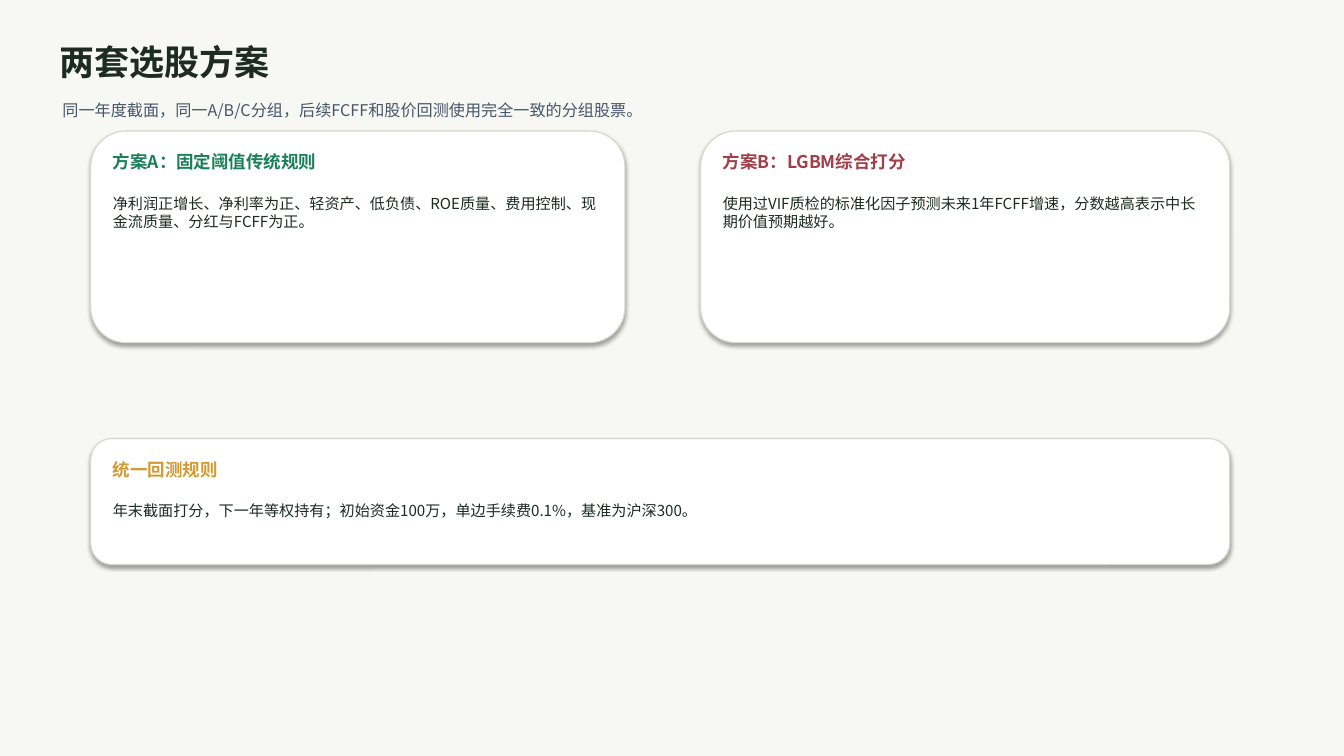
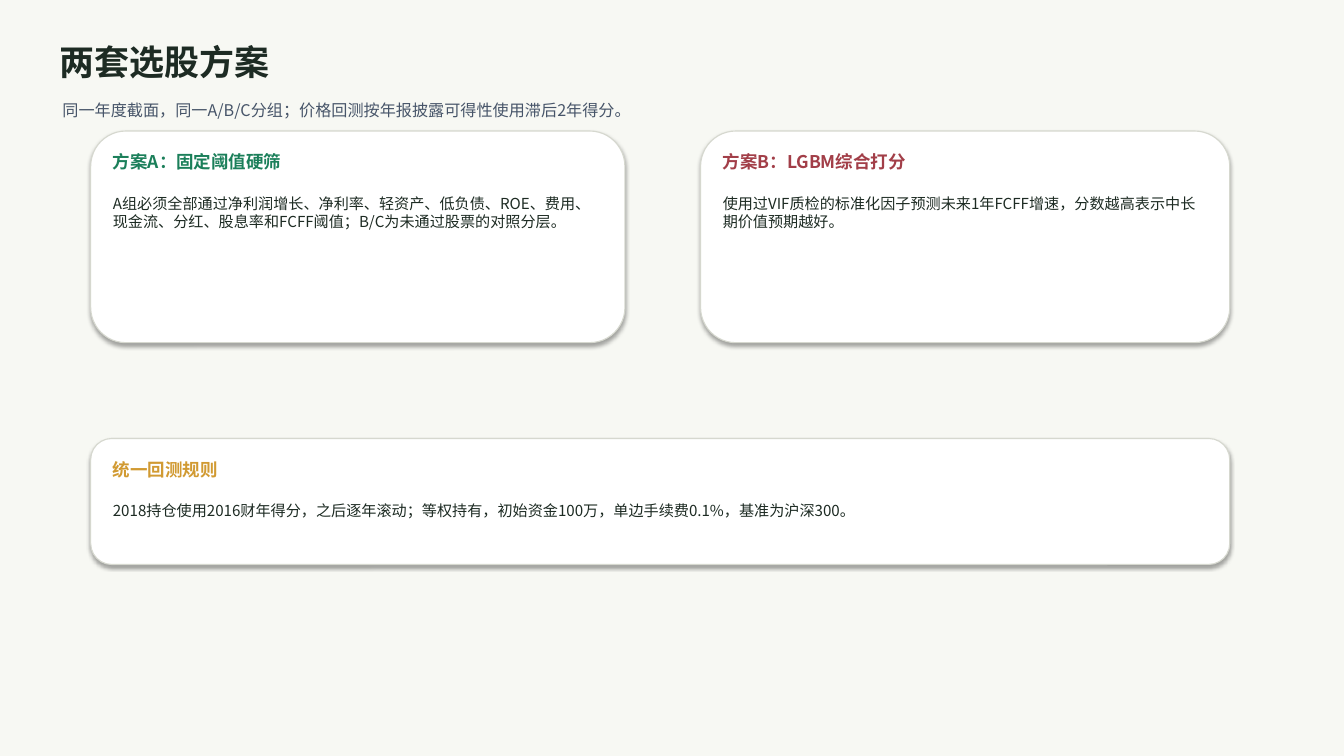
Before and after one commit to NeverGpDzy/financial-economic-data-mining, a slide deck: slide 7 of outputs/homework6/202331060205_丁致宇_作业6.pptx. Drawn at 1344x756 pixels with LibreOffice and Linux fonts; fonts in the diff are those of the drawing. Boxes give left, top, right and bottom in pixels: in the first picture for what was removed or moved away, otherwise in the second. Text is boxed around its words. In the diff, an @@ line names an element or a change of style, - is before the commit and + after.

Commit message:
修正作业6口径与回测

```diff
--- a/outputs/homework6/202331060205_丁致宇_作业6.pptx
+++ b/outputs/homework6/202331060205_丁致宇_作业6.pptx
@@ text at bbox=[62, 102, 630, 119]: text changed @@
-同一年度截面，同一A/B/C分组，后续FCFF和股价回测使用完全一致的分组股票。
+同一年度截面，同一A/B/C分组；价格回测按年报披露可得性使用滞后2年得分。
@@ text at bbox=[113, 153, 281, 170]: text changed @@
-方案A：固定阈值传统规则
+方案A：固定阈值硬筛
@@ text at bbox=[113, 196, 590, 230]: text changed @@
-净利润正增长、净利率为正、轻资产、低负债、ROE质量、费用控制、现金流质量、分红与FCFF为正。
+A组必须全部通过净利润增长、净利率、轻资产、低负债、ROE、费用、现金流、分红、股息率和FCFF阈值；B/C为未通过股票的对照分层。
@@ text at bbox=[113, 503, 855, 519]: text changed @@
-年末截面打分，下一年等权持有；初始资金100万，单边手续费0.1%，基准为沪深300。
+2018持仓使用2016财年得分，之后逐年滚动；等权持有，初始资金100万，单边手续费0.1%，基准为沪深300。
```
Also in this commit, not shown: 4 other slides changed, 35 other files.
